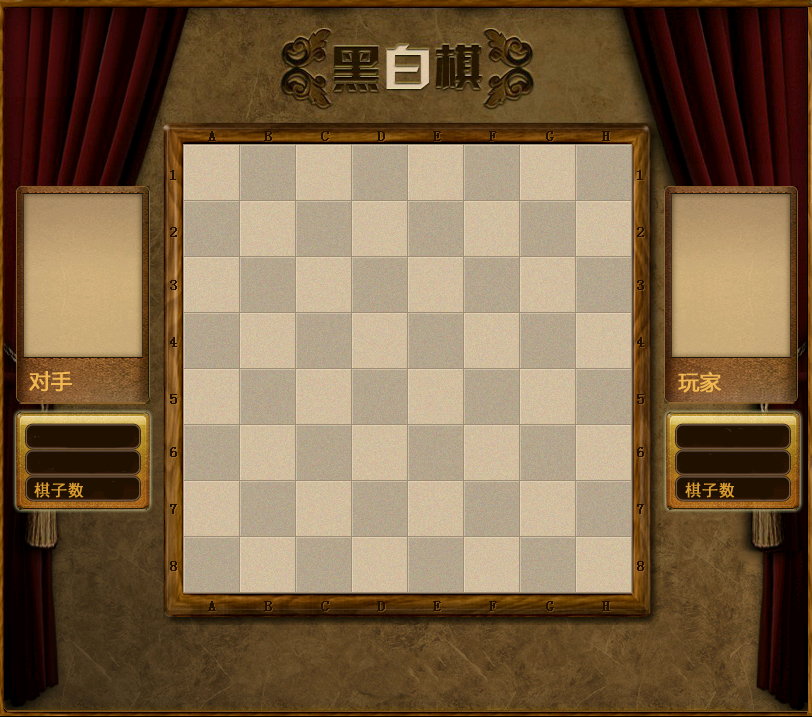
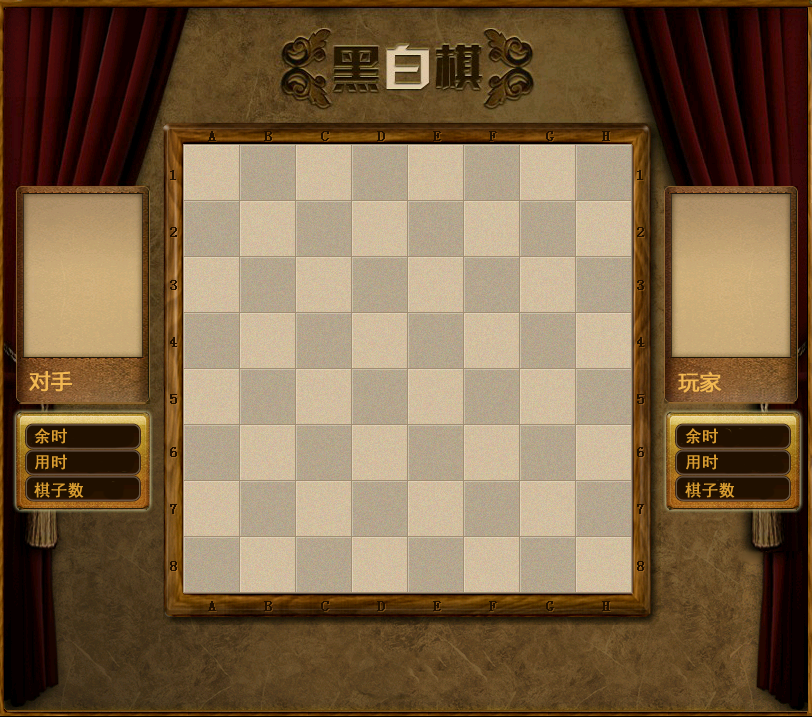
The second 812 × 717 image is a revision of the first. Changes to its layers:
added layer "余时 副本 2" above "余时 副本" over bbox(685, 428, 718, 444)
added layer "余时 副本" above "用时 副本" over bbox(34, 428, 67, 444)
added layer "用时 副本" above "用时" over bbox(686, 454, 718, 470)
added layer "用时" above "棋子数" over bbox(35, 454, 67, 470)
